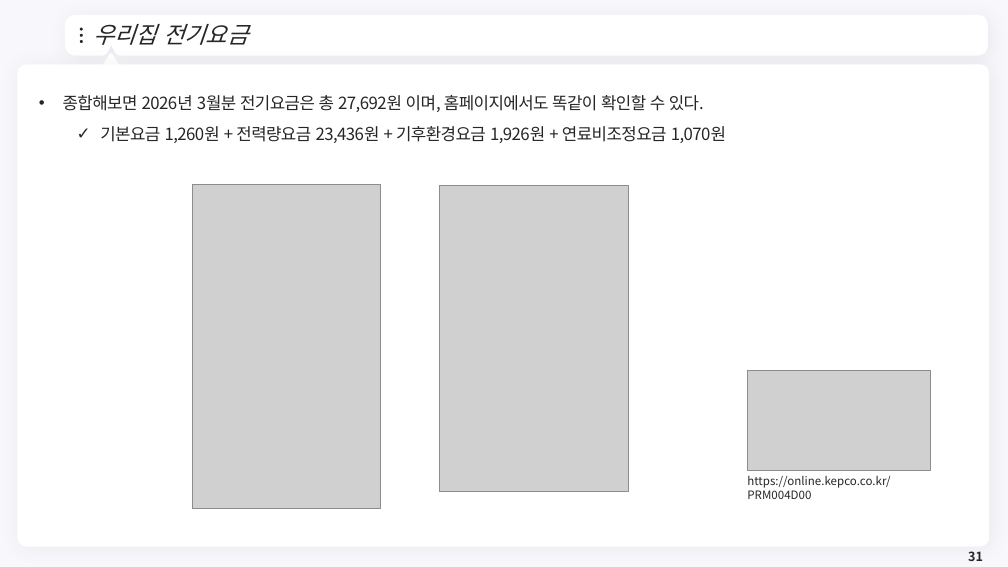
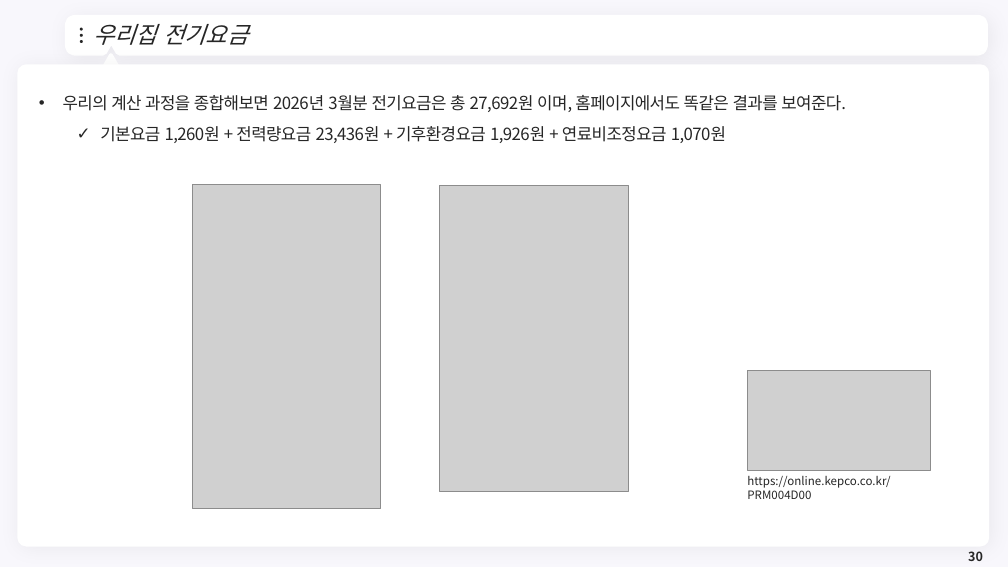
Before and after one commit to meandthey/Teaching, a slide deck: slide 30 of 에너지경제학/자원에너지경제학_Chapter_1.pptx (slide 31 before the commit). Drawn at 1008x567 pixels with LibreOffice and Linux fonts; fonts in the diff are those of the drawing; grey boxes stand for pictures; background and template pictures are left out. Boxes give left, top, right and bottom in pixels: in the first picture for what was removed or moved away, otherwise in the second. Text is boxed around its words. In the diff, an @@ line names an element or a change of style, - is before the commit and + after.

```diff
--- a/에너지경제학/자원에너지경제학_Chapter_1.pptx
+++ b/에너지경제학/자원에너지경제학_Chapter_1.pptx
@@ text at (63,95,846,112): text changed @@
-• 종합해보면 2026년 3월분 전기요금은 총 27,692원 이며, 홈페이지에서도 똑같이 확인할 수 있다.
+• 우리의 계산 과정을 종합해보면 2026년 3월분 전기요금은 총 27,692원 이며, 홈페이지에서도 똑같은 결과를 보여준다.
@@ page number at (968,551,983,561): text changed @@
-31
+30
```
Also in this commit, not shown: 6 other slides changed, 1 slide added, 1 slide removed.
